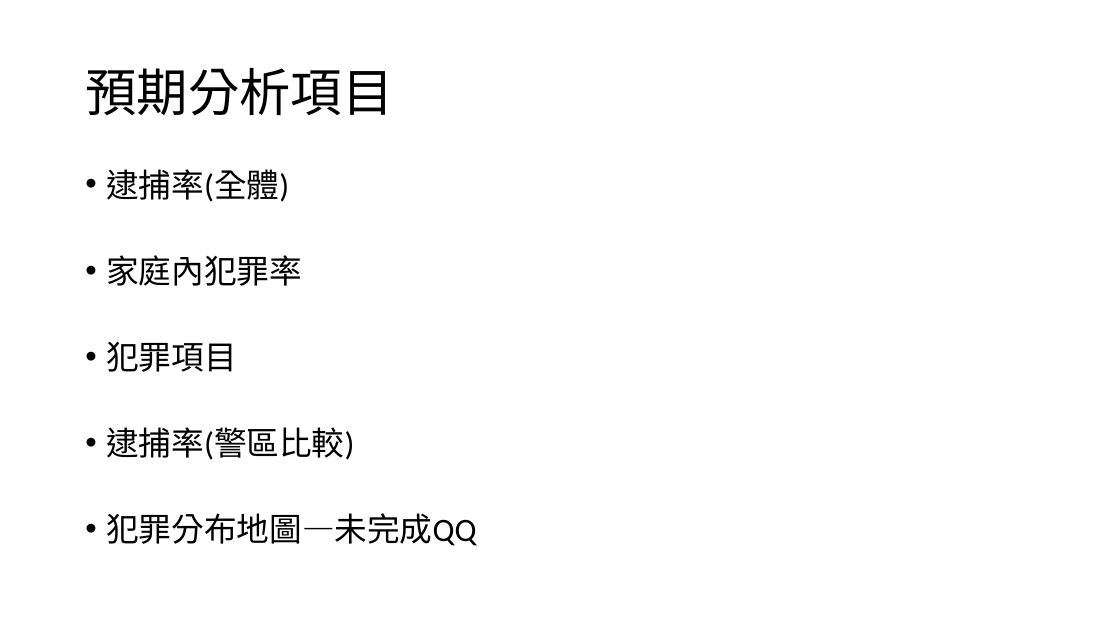
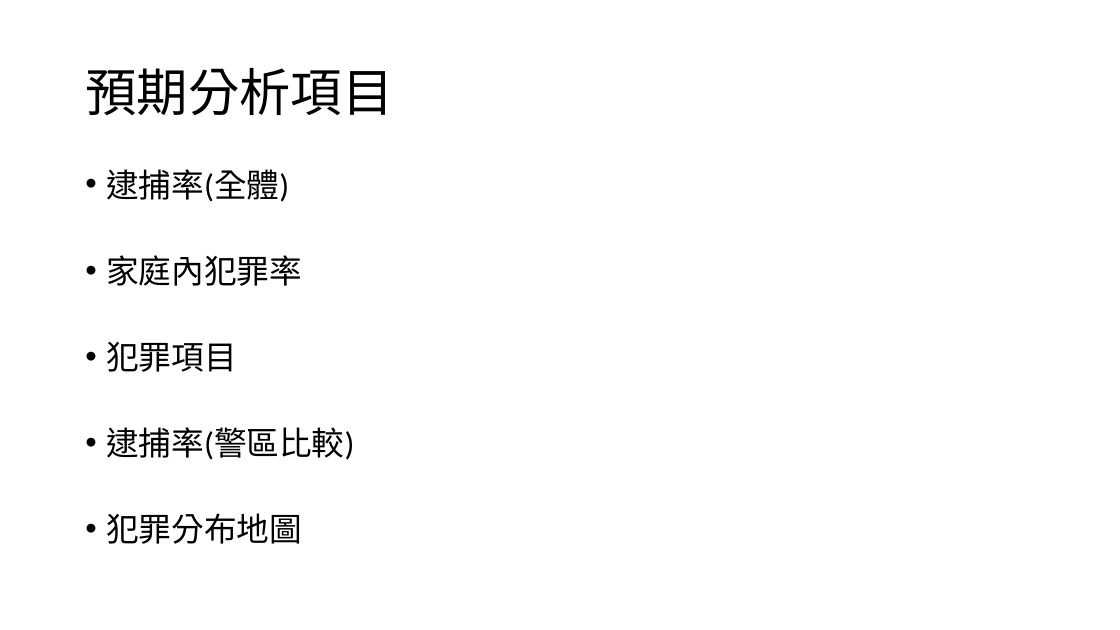
Before and after one commit to oliveyuan/NTU_R_Course_2018, a slide deck: slide 6 of week_6,7,8/Chicago crime data/芝加哥犯罪分析報告.pptx. Drawn at 1120x630 pixels with LibreOffice and Linux fonts; fonts in the diff are those of the drawing. Boxes give left, top, right and bottom in pixels: in the first picture for what was removed or moved away, otherwise in the second. Text is boxed around its words. In the diff, an @@ line names an element or a change of style, - is before the commit and + after.

```diff
--- a/week_6,7,8/Chicago crime data/芝加哥犯罪分析報告.pptx
+++ b/week_6,7,8/Chicago crime data/芝加哥犯罪分析報告.pptx
@@ text at bbox=[106, 513, 302, 544]: text changed @@
-• 犯罪分布地圖—未完成QQ
+• 犯罪分布地圖
```
Also in this commit, not shown: 1 other slide changed, 1 slide added, 4 other files.
